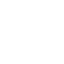
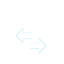
Layer changes from the first 64x64 image to the second:
added group "SwitchUnits" with 2 layers above "FF" over (16, 28, 46, 53)
added layer "SU_arrow1" in group "SwitchUnits" over (16, 28, 33, 43)
added layer "SU_arrow2" in group "SwitchUnits" over (30, 38, 46, 53)
hid group "FF" (2 layers) over (19, 32, 45, 50)
hid group "Rallypoint" (1st of 2) (1 layers) over (25, 32, 40, 51)
